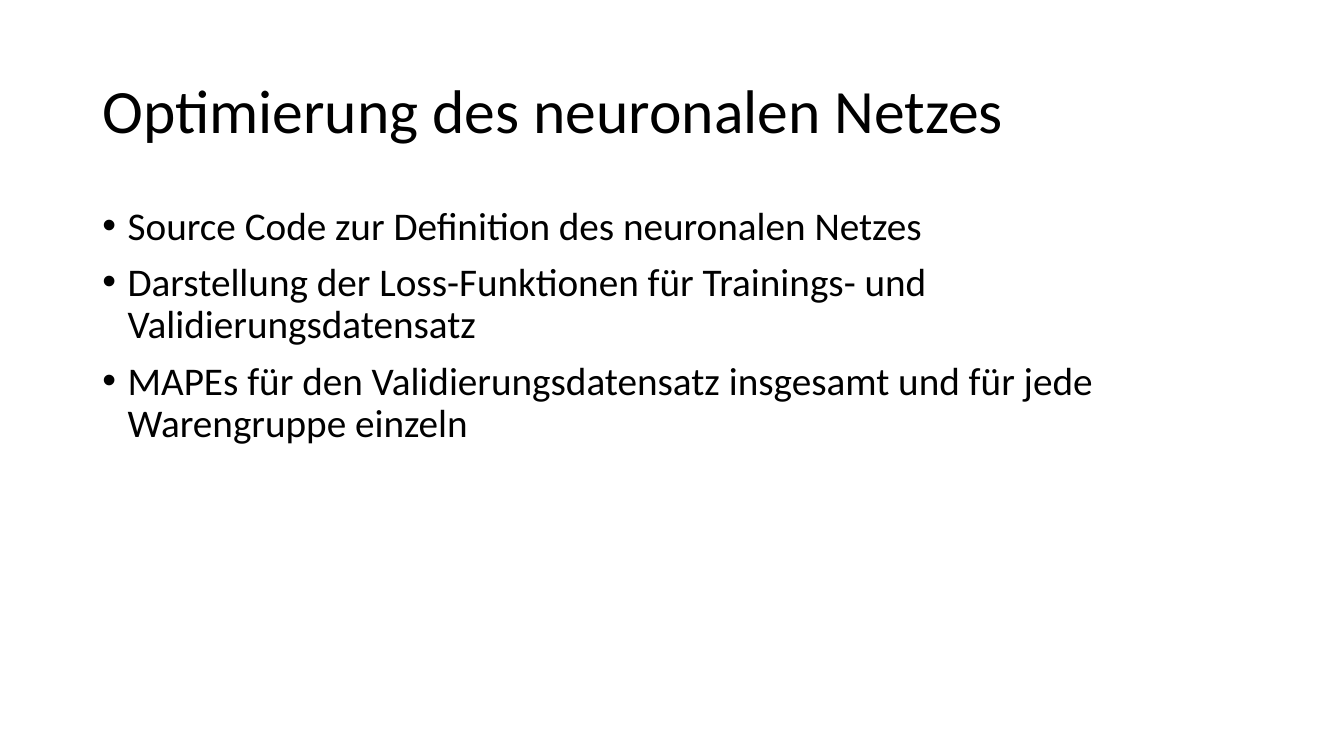
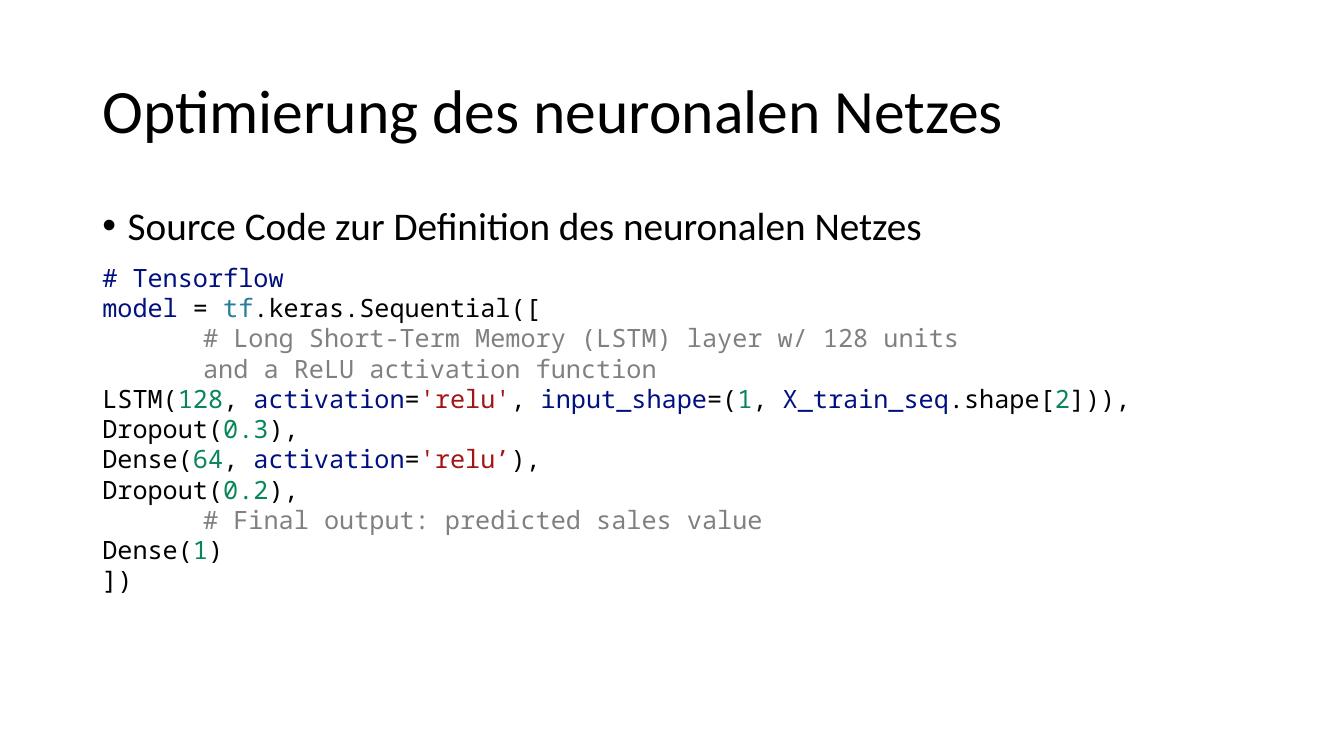
Before and after one commit to tobiassae/datasciencebakery-group-2, a slide deck: slide 6 of 4_Presentation/Bakery sales predictions.pptx. Drawn at 1344x756 pixels with LibreOffice and Linux fonts; fonts in the diff are those of the drawing. Boxes give left, top, right and bottom in pixels: in the first picture for what was removed or moved away, otherwise in the second. Text is boxed around its words. In the diff, an @@ line names an element or a change of style, - is before the commit and + after.

```diff
--- a/4_Presentation/Bakery sales predictions.pptx
+++ b/4_Presentation/Bakery sales predictions.pptx
@@ text added at [102, 267, 1131, 563], 18 pt, text #808080 @@
+# Tensorflow
+model = tf.keras.Sequential([
+# Long Short-Term Memory (LSTM) layer w/ 128 units
+and a ReLU activation function
+LSTM(128, activation='relu', input_shape=(1, X_train_seq.shape[2])),
+Dropout(0.3),
+Dense(64, activation='relu’),
+Dropout(0.2),
+# Final output: predicted sales value
+Dense(1)
+])
@@ text at [128, 268, 1093, 444]: paragraphs removed @@
-• Darstellung der Loss-Funktionen für Trainings- und Validierungsdatensatz
-• MAPEs für den Validierungsdatensatz insgesamt und für jede Warengruppe einzeln
```
Also in this commit, not shown: 6 other slides changed, 1 slide added.
